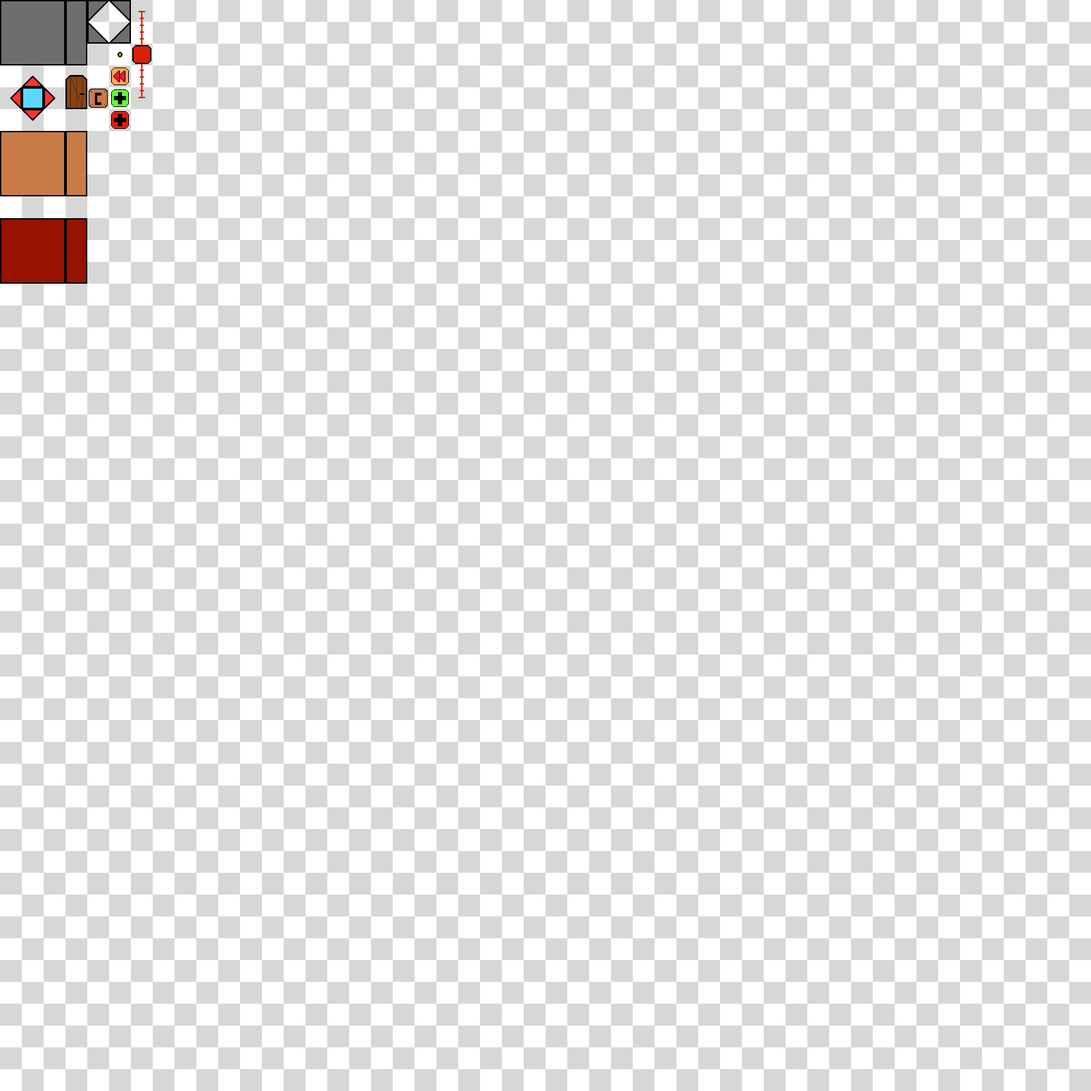
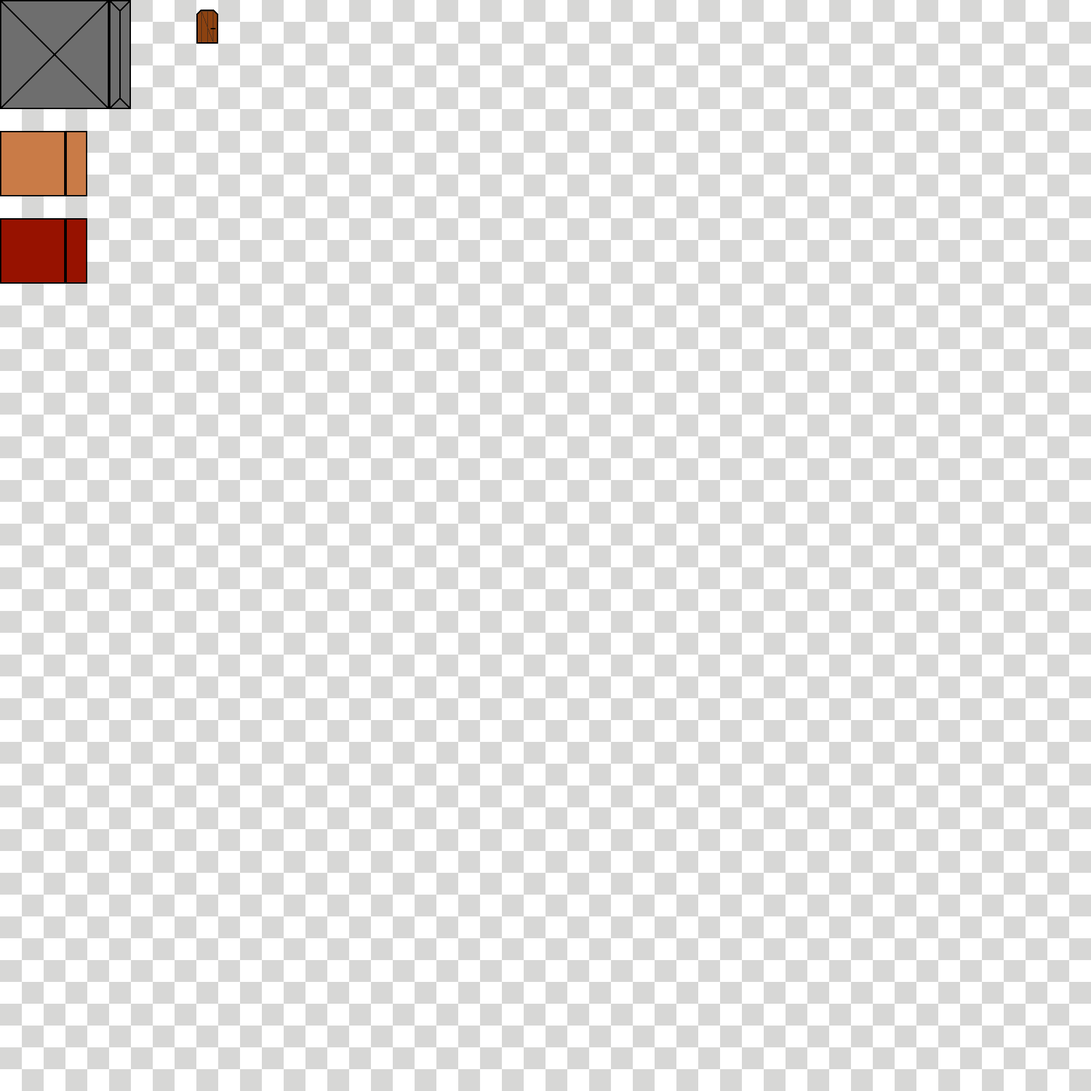
The second 1091px x 1091px image is a revision of the first. Changes to its layers:
painted on "Calque 1" over left=0, top=1, right=219, bottom=129
